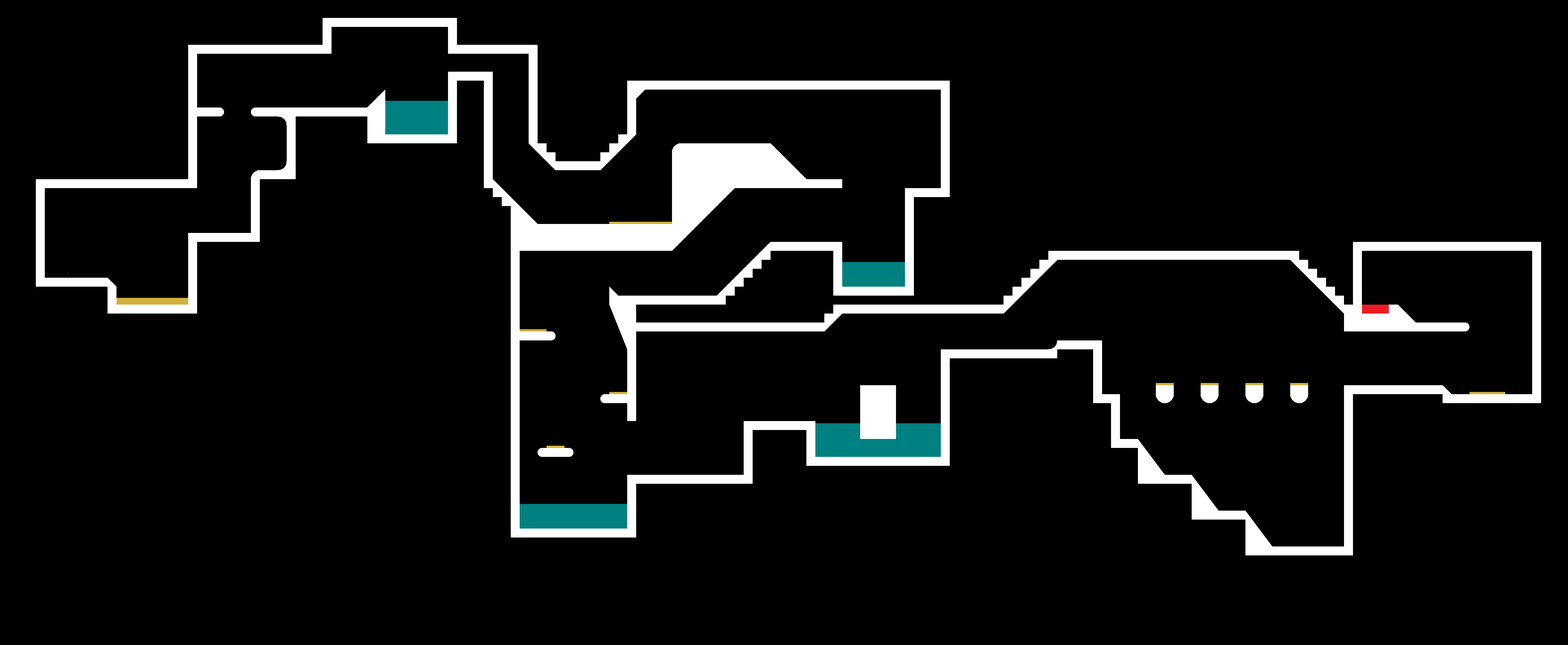
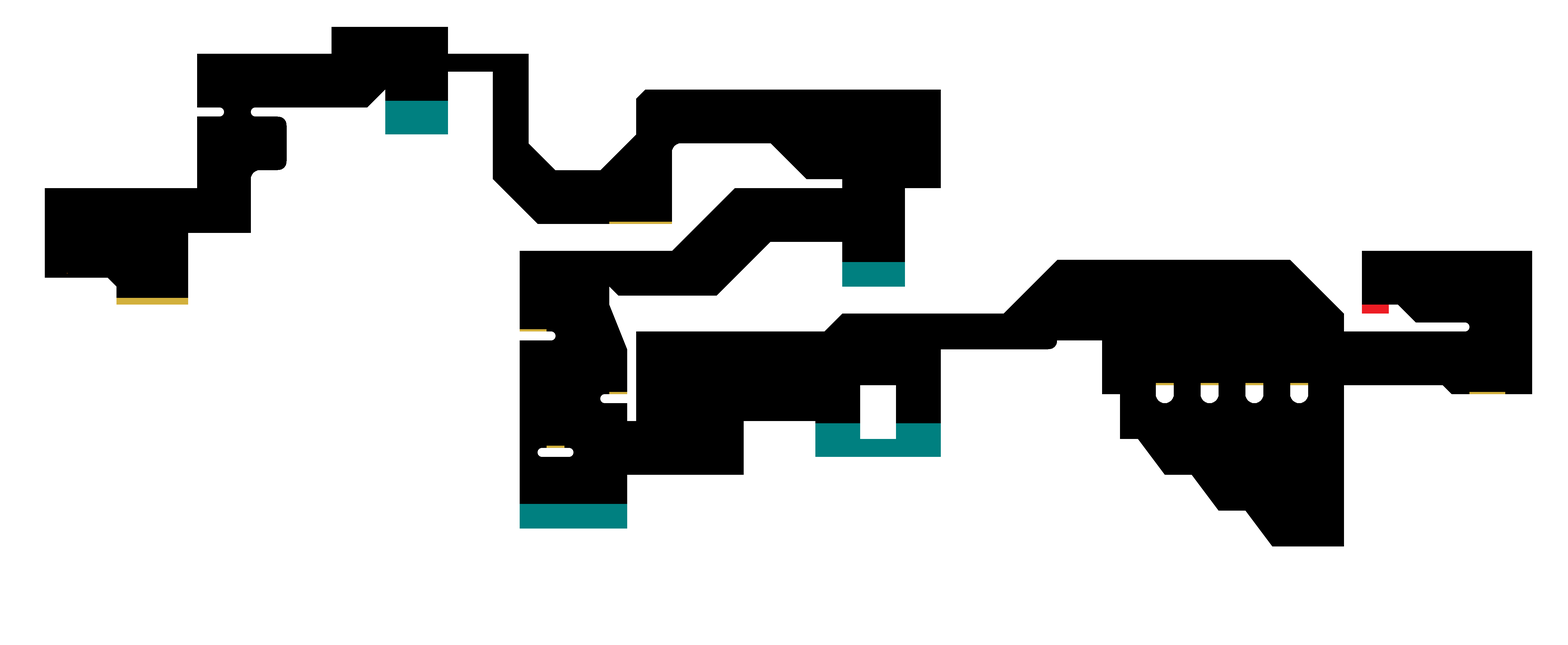
Layers edited between the first and the second 1568px x 645px image:
added layer "Layer" above "Detail" over left=0, top=0, right=1568, bottom=645
